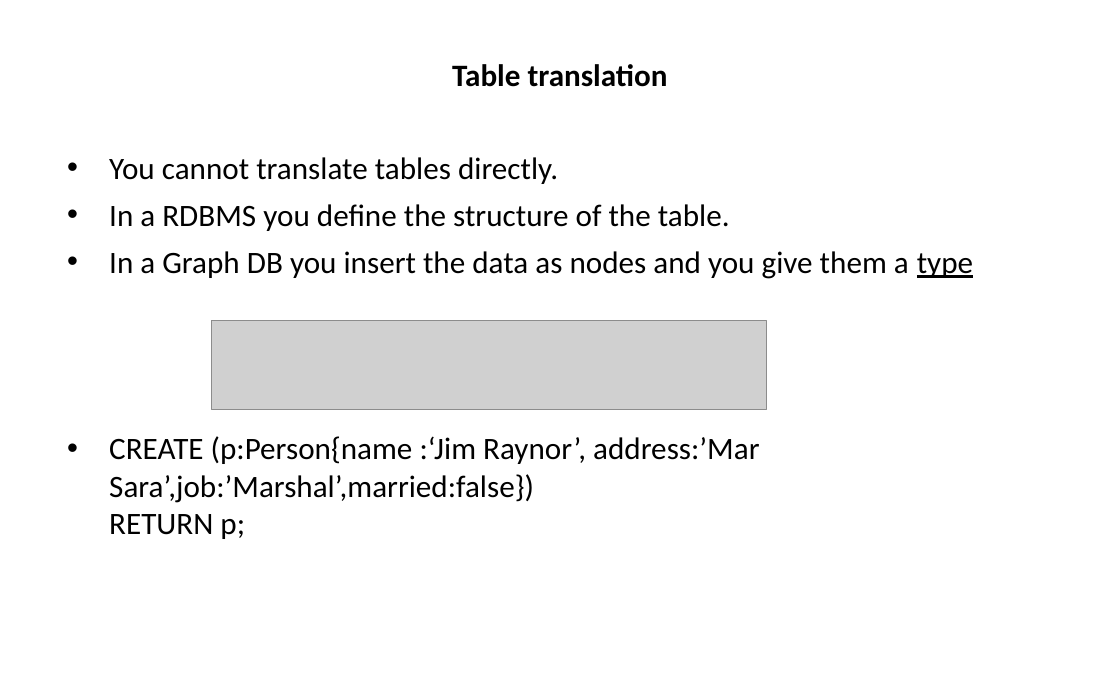
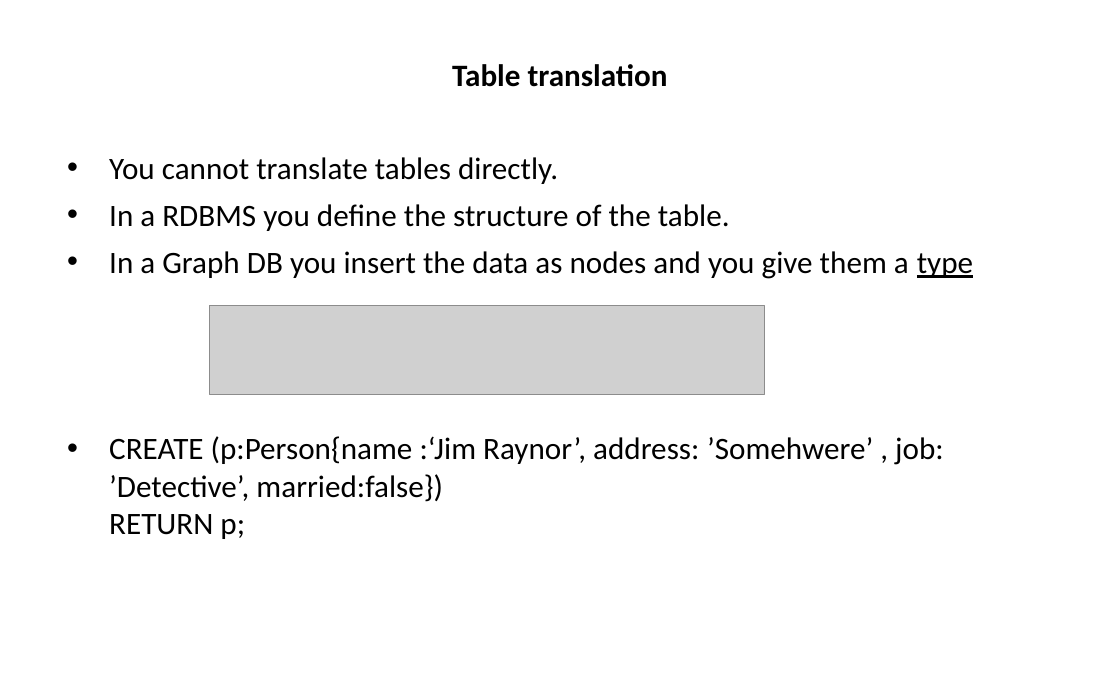
Before and after one commit to hogeschool/INFDEV026B, a slide deck: slide 37 of 2018-2019/build/Lecture 5.pptx (slide 36 before the commit). Drawn at 1120x700 pixels with LibreOffice and Linux fonts; fonts in the diff are those of the drawing; grey boxes stand for pictures. Boxes give left, top, right and bottom in pixels: in the first picture for what was removed or moved away, otherwise in the second. Text is boxed around its words. In the diff, an @@ line names an element or a change of style, - is before the commit and + after.

```diff
--- a/2018-2019/build/Lecture 5.pptx
+++ b/2018-2019/build/Lecture 5.pptx
@@ picture: place and size @@
-picture at box(211, 321, 766, 410)
+picture at box(209, 306, 765, 394)
@@ text at box(109, 436, 944, 539): text changed @@
-• CREATE (p:Person{name :‘Jim Raynor’, address:’Mar Sara’,job:’Marshal’,married:false})
-  RETURN p;
+• CREATE (p:Person{name :‘Jim Raynor’, address: ’Somehwere’ , job: ’Detective’, married:false})
+  RETURN p;
```
Also in this commit, not shown: 24 other slides changed, 3 slides added, 1 slide removed.
